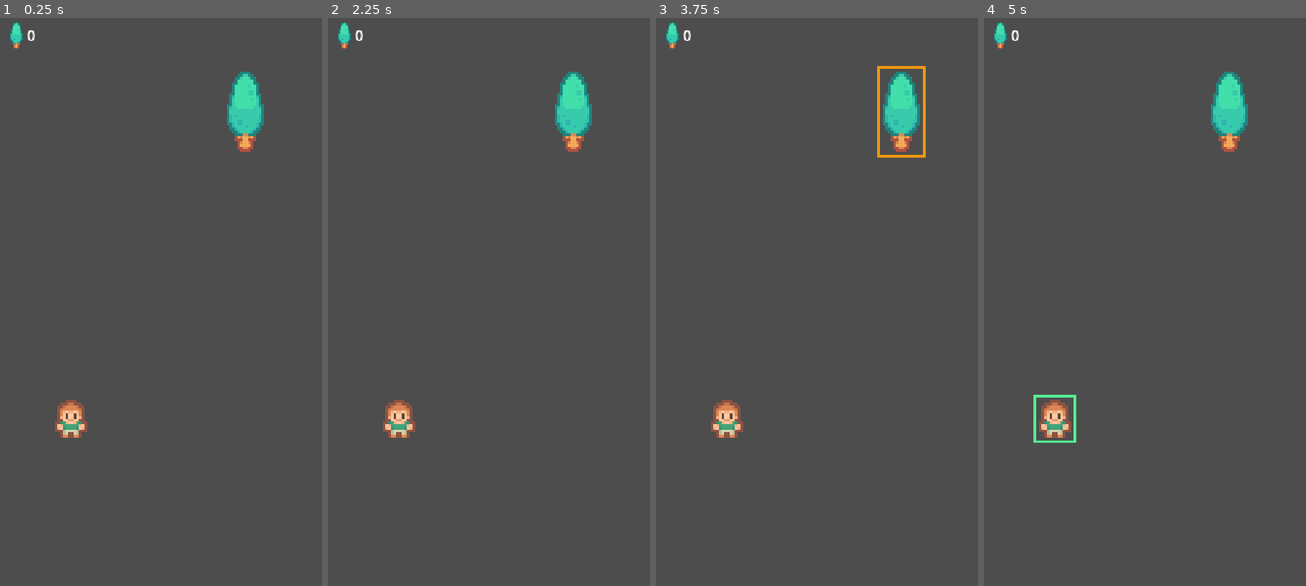
Above: before the commit, frames 1-4 (left to right).
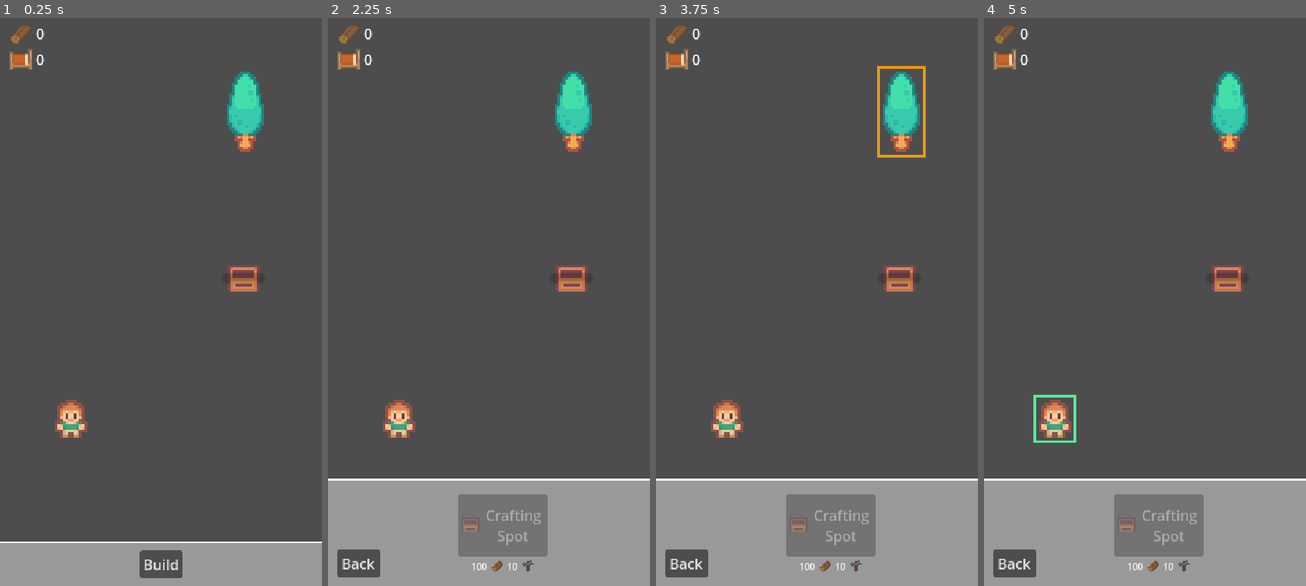
Above: after the commit, the same moments.

Repository: cosmic-canopy-studio/rimpocalypse
Game: Godot game, scene res://main.tscn
The game is run twice, just before and just after one commit, with the same random seed, the same clock (stepped at 60 frames per second) and the same inputs.
Inputs (mouse positions are in pixels of both pictures, inside the frame that each line leads up to):
- Up to frame 1 (0.25 s): no input
- Up to frame 2 (2.25 s): click (489, 563) at 0.5 s, where only the run after the commit has a clickable "Build"; click (356, 563) at 1.25 s, where only the run after the commit has a clickable "Back"; click (489, 563) at 2 s, where only the run after the commit has a clickable "Build"
- Up to frame 3 (3.75 s): click (817, 563) at 2.75 s, where only the run after the commit has a clickable "Build"; tap Enter at 3.5 s; move the mouse to (900, 108) at 3.52 s; click (900, 108) at 3.67 s
- Up to frame 4 (5 s): move the mouse to (1054, 421) at 4.27 s; click (1054, 421) at 4.42 s

The runs differ from the first frame. In frame 1, 8.1% of the frame differs, in the area x 0-100%, y 0-100%; in frame 2, 19%; in frame 3, 19%; in frame 4, 19%.

Commit message:
add build menu, crafting spot

Diff:
--- /dev/null
+++ b/BedLabel.gd
@@ -0,0 +1,5 @@
+extends Label
+
+# Called every frame. 'delta' is the elapsed time since the previous frame.
+func _process(delta):
+	text = str(PlayerResources.bed)
--- /dev/null
+++ b/TreeLabel.gd
@@ -0,0 +1,5 @@
+extends Label
+
+# Called every frame. 'delta' is the elapsed time since the previous frame.
+func _process(delta):
+	text = str(PlayerResources.wood)
--- /dev/null
+++ b/crafting_spot.gd
@@ -0,0 +1,31 @@
+extends Area2D
+
+signal produced(type)
+
+@export var selected: bool
+var type = "bed"
+var work = 10
+@onready var work_progress = $Sprite2D/ProgressBar
+
+func _ready():
+	work_progress.max_value = work
+
+
+func _process(_delta):
+	$Panel.visible = selected
+	if $Panel.visible == true and $HighlightTimeout.is_stopped():
+		$HighlightTimeout.start()
+
+
+func _on_highlight_timeout_timeout():
+	selected = false
+
+
+func produce():
+	if work > 0:
+		work -= 1
+		work_progress.value = work_progress.max_value - work
+		print("Work remaining: ", work)
+	else:
+		work_progress.visible = false
+		emit_signal("produced", type)
--- /dev/null
+++ b/crafting_spot.tscn
@@ -0,0 +1,64 @@
+[gd_scene load_steps=7 format=3 uid="uid://dvjkxbnddh68r"]
+
+[ext_resource type="StyleBox" uid="uid://crqnj774jm6or" path="res://themes/highlighted.tres" id="1_1wkuk"]
+[ext_resource type="Script" path="res://crafting_spot.gd" id="1_hqiyq"]
+[ext_resource type="Texture2D" uid="uid://brpcqqix3kl40" path="res://assets/urban_tilemap.png" id="3_15nbp"]
+
+[sub_resource type="AtlasTexture" id="AtlasTexture_244l8"]
+atlas = ExtResource("3_15nbp")
+region = Rect2(48, 176, 16, 16)
+
+[sub_resource type="StyleBoxFlat" id="StyleBoxFlat_q3p2i"]
+bg_color = Color(0.94902, 0, 0, 1)
+corner_radius_top_left = 2
+corner_radius_top_right = 2
+corner_radius_bottom_right = 2
+corner_radius_bottom_left = 2
+
+[sub_resource type="RectangleShape2D" id="RectangleShape2D_a7i4r"]
+size = Vector2(12, 10)
+
+[node name="CraftingSpot" type="Area2D"]
+position = Vector2(272, 287)
+scale = Vector2(3, 3)
+script = ExtResource("1_hqiyq")
+metadata/_edit_group_ = true
+
+[node name="Panel" type="Panel" parent="."]
+offset_left = -8.0
+offset_top = -4.0
+offset_right = 8.0
+offset_bottom = 10.0
+mouse_filter = 2
+theme_override_styles/panel = ExtResource("1_1wkuk")
+
+[node name="Sprite2D" type="Sprite2D" parent="."]
+texture_filter = 1
+texture = SubResource("AtlasTexture_244l8")
+
+[node name="ProgressBar" type="ProgressBar" parent="Sprite2D"]
+anchors_preset = 14
+anchor_top = 0.5
+anchor_right = 1.0
+anchor_bottom = 0.5
+offset_left = -8.0
+offset_top = -7.33334
+offset_right = -8.0
+offset_bottom = -3.33334
+grow_horizontal = 2
+grow_vertical = 2
+size_flags_vertical = 3
+theme_override_styles/fill = SubResource("StyleBoxFlat_q3p2i")
+max_value = 10.0
+step = 2.08165e-12
+show_percentage = false
+
+[node name="CollisionShape2D" type="CollisionShape2D" parent="."]
+position = Vector2(0, 3)
+shape = SubResource("RectangleShape2D_a7i4r")
+
+[node name="HighlightTimeout" type="Timer" parent="."]
+wait_time = 0.5
+one_shot = true
+
+[connection signal="timeout" from="HighlightTimeout" to="." method="_on_highlight_timeout_timeout"]
--- /dev/null
+++ b/crafting_spot_button.gd
@@ -0,0 +1,6 @@
+extends Button
+
+func _process(delta):
+	if PlayerResources.wood < 100 or $"../../../CraftingSpot".visible:
+		self.disabled = true
+	else: self.disabled = false
--- a/main.gd
+++ b/main.gd
@@ -1,24 +1,12 @@
 extends Node
 
-var wood = 0
-
-# Called when the node enters the scene tree for the first time.
-func _ready():
-	pass # Replace with function body.
-
-
-# Called every frame. 'delta' is the elapsed time since the previous frame.
-func _process(delta):
-	pass
-
-
-func _on_pawn_input_event(viewport, event, shape_idx):
+func _on_pawn_input_event(_viewport, event, _shape_idx):
 	if event is InputEventMouseButton and event.is_pressed():
 		$Pawn.selected = not $Pawn.selected
 		print("Pawn selection state: ", $Pawn.selected)
 
 
-func _on_tree_input_event(viewport, event, shape_idx):
+func _on_tree_input_event(_viewport, event, _shape_idx):
 	if event is InputEventMouseButton and event.is_pressed():
 		$Tree.selected = not $Tree.selected
 		print("Tree selection state: ", $Tree.selected)
@@ -30,10 +18,45 @@
 			$Pawn.activity = $Tree
 
 
-			# Replace with function body.
+func _on_crafting_spot_input_event(_viewport, event, _shape_idx):
+	if event is InputEventMouseButton and event.is_pressed():
+		$CraftingSpot.selected = not $CraftingSpot.selected
+		print("Tree selection state: ", $CraftingSpot.selected)
+		if $Pawn.selected:
+			print("Assigning Pawn to work at Crafting Spot")
+			$Pawn.position.x = $CraftingSpot.position.x - 50
+			$Pawn.position.y = $CraftingSpot.position.y + 20
+			$Pawn.selected = false
+			$Pawn.activity = $CraftingSpot
 
 
 func _on_tree_produced(type):
 	print("Resource produced: ", type)
-	wood += 10
-	$HUD/ResourceGrid/TreeLabel.text = str(wood)
+	PlayerResources.wood += 10
+
+
+func _on_crafting_spot_produced(type):
+	if PlayerResources.wood >= 100:
+		print("Item produced: ", type)
+		PlayerResources.bed += 1
+		PlayerResources.wood -= 100
+	else:
+		print("Not enough wood, 100 wood required.")
+
+
+func _on_build_button_pressed():
+	$BuildMenu.visible = true
+
+
+func _on_back_button_pressed():
+	$BuildMenu.visible = false
+
+
+func _on_crafting_spot_button_pressed():
+	if PlayerResources.wood >= 100:
+		print("100 wood deducted.")
+		PlayerResources.wood -= 100
+		$CraftingSpot.visible = true
+		print("Crafting Spot created.")
+	else:
+		print("Not enough wood, 100 wood required.")
--- a/main.tscn
+++ b/main.tscn
@@ -1,13 +1,28 @@
-[gd_scene load_steps=6 format=3 uid="uid://bn76rp7tymvj"]
+[gd_scene load_steps=15 format=3 uid="uid://bn76rp7tymvj"]
 
 [ext_resource type="Script" path="res://main.gd" id="1_1hjiu"]
 [ext_resource type="PackedScene" uid="uid://d33tct3q48djp" path="res://pawn.tscn" id="2_ha15b"]
 [ext_resource type="PackedScene" uid="uid://c14y1yy4tg5cs" path="res://tree.tscn" id="3_1p128"]
-[ext_resource type="Texture2D" uid="uid://brpcqqix3kl40" path="res://assets/tilemap_packed.png" id="3_pdw8w"]
-
-[sub_resource type="AtlasTexture" id="AtlasTexture_t4f4o"]
-atlas = ExtResource("3_pdw8w")
-region = Rect2(256, 129, 16, 30)
+[ext_resource type="PackedScene" uid="uid://dvjkxbnddh68r" path="res://crafting_spot.tscn" id="4_tyjbn"]
+[ext_resource type="Texture2D" uid="uid://yygkc4td0avb" path="res://assets/wood.atlastex" id="5_0uhxc"]
+[ext_resource type="Texture2D" uid="uid://brpcqqix3kl40" path="res://assets/urban_tilemap.png" id="5_8c4if"]
+[ext_resource type="Script" path="res://TreeLabel.gd" id="6_x5cok"]
+[ext_resource type="Texture2D" uid="uid://bbkw01x51w530" path="res://assets/bed.atlastex" id="7_4i5fh"]
+[ext_resource type="Script" path="res://crafting_spot_button.gd" id="7_rljv2"]
+[ext_resource type="Script" path="res://BedLabel.gd" id="8_tksi7"]
+[ext_resource type="Texture2D" uid="uid://bsvvcntblq3ku" path="res://assets/labor.atlastex" id="11_suupm"]
+
+[sub_resource type="StyleBoxFlat" id="StyleBoxFlat_q0rcr"]
+border_width_top = 2
+border_color = Color(1, 1, 1, 1)
+
+[sub_resource type="AtlasTexture" id="AtlasTexture_yaai4"]
+atlas = ExtResource("5_8c4if")
+region = Rect2(50, 182, 12, 10)
+margin = Rect2(2.08165e-12, 2.08165e-12, 2.08165e-12, 2.08165e-12)
+
+[sub_resource type="LabelSettings" id="LabelSettings_r7p7k"]
+font_size = 10
 
 [node name="Main" type="Node"]
 script = ExtResource("1_1hjiu")
@@ -21,6 +36,8 @@
 position = Vector2(79, 450)
 scale = Vector2(3, 3)
 
+[node name="CraftingSpot" parent="." instance=ExtResource("4_tyjbn")]
+
 [node name="HUD" type="Control" parent="."]
 layout_mode = 3
 anchors_preset = 15
@@ -29,6 +46,7 @@
 grow_horizontal = 2
 grow_vertical = 2
 mouse_filter = 2
+metadata/_edit_lock_ = true
 
 [node name="ResourceGrid" type="GridContainer" parent="HUD"]
 layout_mode = 0
@@ -38,14 +56,165 @@
 offset_bottom = 50.0
 columns = 2
 
-[node name="TreeIcon" type="TextureRect" parent="HUD/ResourceGrid"]
-layout_mode = 2
-texture = SubResource("AtlasTexture_t4f4o")
-
-[node name="TreeLabel" type="Label" parent="HUD/ResourceGrid"]
+[node name="WoodIcon" type="TextureRect" parent="HUD/ResourceGrid"]
+texture_filter = 1
+layout_mode = 2
+texture = ExtResource("5_0uhxc")
+expand_mode = 5
+
+[node name="WoodLabel" type="Label" parent="HUD/ResourceGrid"]
 layout_mode = 2
 text = "0"
+script = ExtResource("6_x5cok")
+
+[node name="BedIcon" type="TextureRect" parent="HUD/ResourceGrid"]
+texture_filter = 1
+layout_mode = 2
+texture = ExtResource("7_4i5fh")
+expand_mode = 3
+
+[node name="BedLabel" type="Label" parent="HUD/ResourceGrid"]
+layout_mode = 2
+text = "0"
+script = ExtResource("8_tksi7")
+
+[node name="TopMenu" type="Control" parent="."]
+layout_mode = 3
+anchors_preset = 12
+anchor_top = 1.0
+anchor_right = 1.0
+anchor_bottom = 1.0
+offset_top = -50.0
+grow_horizontal = 2
+grow_vertical = 0
+
+[node name="Panel" type="Panel" parent="TopMenu"]
+layout_mode = 1
+anchors_preset = 15
+anchor_right = 1.0
+anchor_bottom = 1.0
+grow_horizontal = 2
+grow_vertical = 2
+theme_override_styles/panel = SubResource("StyleBoxFlat_q0rcr")
+
+[node name="BuildButton" type="Button" parent="TopMenu"]
+layout_mode = 1
+anchors_preset = 8
+anchor_left = 0.5
+anchor_top = 0.5
+anchor_right = 0.5
+anchor_bottom = 0.5
+offset_left = -24.0
+offset_top = -15.5
+offset_right = 24.0
+offset_bottom = 15.5
+grow_horizontal = 2
+grow_vertical = 2
+text = "Build"
+
+[node name="BuildMenu" type="Control" parent="."]
+visible = false
+layout_mode = 3
+anchors_preset = 12
+anchor_top = 1.0
+anchor_right = 1.0
+anchor_bottom = 1.0
+offset_top = -120.0
+grow_horizontal = 2
+grow_vertical = 0
+
+[node name="Panel" type="Panel" parent="BuildMenu"]
+layout_mode = 1
+anchors_preset = 15
+anchor_right = 1.0
+anchor_bottom = 1.0
+grow_horizontal = 2
+grow_vertical = 2
+theme_override_styles/panel = SubResource("StyleBoxFlat_q0rcr")
+
+[node name="BackButton" type="Button" parent="BuildMenu"]
+layout_mode = 1
+anchors_preset = 2
+anchor_top = 1.0
+anchor_bottom = 1.0
+offset_left = 10.0
+offset_top = -41.0
+offset_right = 58.0
+offset_bottom = -10.0
+grow_vertical = 0
+text = "Back"
+
+[node name="CraftingSpot" type="GridContainer" parent="BuildMenu"]
+layout_mode = 1
+anchors_preset = 8
+anchor_left = 0.5
+anchor_top = 0.5
+anchor_right = 0.5
+anchor_bottom = 0.5
+offset_left = -35.0
+offset_top = -43.5
+offset_right = 65.0
+offset_bottom = 44.5
+grow_horizontal = 2
+grow_vertical = 2
+
+[node name="Button" type="Button" parent="BuildMenu/CraftingSpot"]
+texture_filter = 1
+layout_mode = 2
+size_flags_horizontal = 3
+size_flags_vertical = 3
+tooltip_text = "Build: Crafting Spot
+Cost:
+100 Wood
+10 Labor"
+theme_override_constants/icon_max_width = 20
+text = "Crafting
+Spot"
+icon = SubResource("AtlasTexture_yaai4")
+expand_icon = true
+script = ExtResource("7_rljv2")
+
+[node name="Cost" type="GridContainer" parent="BuildMenu/CraftingSpot"]
+layout_mode = 2
+size_flags_horizontal = 6
+size_flags_vertical = 8
+columns = 4
+
+[node name="WoodCost" type="Label" parent="BuildMenu/CraftingSpot/Cost"]
+layout_mode = 2
+size_flags_horizontal = 0
+text = "100"
+label_settings = SubResource("LabelSettings_r7p7k")
+horizontal_alignment = 1
+vertical_alignment = 1
+
+[node name="WoodIcon" type="TextureRect" parent="BuildMenu/CraftingSpot/Cost"]
+texture_filter = 1
+layout_mode = 2
+size_flags_horizontal = 8
+texture = ExtResource("5_0uhxc")
+expand_mode = 3
+
+[node name="LaborCost" type="Label" parent="BuildMenu/CraftingSpot/Cost"]
+layout_mode = 2
+size_flags_horizontal = 0
+text = "10"
+label_settings = SubResource("LabelSettings_r7p7k")
+horizontal_alignment = 1
+vertical_alignment = 1
+
+[node name="LaborIcon" type="TextureRect" parent="BuildMenu/CraftingSpot/Cost"]
+texture_filter = 1
+layout_mode = 2
+size_flags_horizontal = 8
+texture = ExtResource("11_suupm")
+expand_mode = 3
 
 [connection signal="input_event" from="Tree" to="." method="_on_tree_input_event"]
 [connection signal="produced" from="Tree" to="." method="_on_tree_produced"]
 [connection signal="input_event" from="Pawn" to="." method="_on_pawn_input_event"]
+[connection signal="input_event" from="CraftingSpot" to="." method="_on_crafting_spot_input_event"]
+[connection signal="produced" from="CraftingSpot" to="." method="_on_crafting_spot_produced"]
+[connection signal="pressed" from="TopMenu/BuildButton" to="." method="_on_build_button_pressed"]
+[connection signal="pressed" from="BuildMenu/BackButton" to="." method="_on_back_button_pressed"]
+[connection signal="pressed" from="BuildMenu/CraftingSpot/Button" to="." method="_on_crafting_spot_button_pressed"]
--- a/pawn.gd
+++ b/pawn.gd
@@ -3,13 +3,8 @@
 @export var selected: bool
 @export var activity: Area2D
 
-# Called when the node enters the scene tree for the first time.
-func _ready():
-	pass
 
-
-# Called every frame. 'delta' is the elapsed time since the previous frame.
-func _process(delta):
+func _process(_delta):
 	$Panel.visible = selected
 
 
--- a/pawn.tscn
+++ b/pawn.tscn
@@ -1,11 +1,11 @@
 [gd_scene load_steps=6 format=3 uid="uid://d33tct3q48djp"]
 
 [ext_resource type="Script" path="res://pawn.gd" id="1_iug8o"]
-[ext_resource type="Texture2D" uid="uid://brpcqqix3kl40" path="res://assets/tilemap_packed.png" id="2_5kheb"]
 [ext_resource type="StyleBox" uid="uid://buj4au8liccux" path="res://themes/selected.tres" id="2_668cq"]
+[ext_resource type="Texture2D" uid="uid://brpcqqix3kl40" path="res://assets/urban_tilemap.png" id="3_ulqtn"]
 
 [sub_resource type="AtlasTexture" id="AtlasTexture_awoqh"]
-atlas = ExtResource("2_5kheb")
+atlas = ExtResource("3_ulqtn")
 region = Rect2(384, 0, 16, 16)
 
 [sub_resource type="RectangleShape2D" id="RectangleShape2D_yr5j5"]
--- /dev/null
+++ b/player_resources.gd
@@ -0,0 +1,8 @@
+extends Node
+
+@export var wood: int
+@export var bed: int
+
+func _ready():
+	wood = 0
+	bed = 0
--- /dev/null
+++ b/player_resources.tres
@@ -0,0 +1,8 @@
+[gd_resource type="Resource" load_steps=2 format=3 uid="uid://dr74idwwqgkv6"]
+
+[ext_resource type="Script" path="res://player_resources.gd" id="1_1t8f1"]
+
+[resource]
+script = ExtResource("1_1t8f1")
+wood = 0
+bed = 0
--- a/project.godot
+++ b/project.godot
@@ -14,6 +14,10 @@
 run/main_scene="res://main.tscn"
 config/features=PackedStringArray("4.1", "GL Compatibility")
 config/icon="res://icon.svg"
+
+[autoload]
+
+PlayerResources="*res://player_resources.gd"
 
 [display]
 
--- a/tree.gd
+++ b/tree.gd
@@ -5,13 +5,8 @@
 @export var selected: bool
 var type = "wood"
 
-# Called when the node enters the scene tree for the first time.
-func _ready():
-	pass # Replace with function body.
 
-
-# Called every frame. 'delta' is the elapsed time since the previous frame.
-func _process(delta):
+func _process(_delta):
 	$Panel.visible = selected
 	if $Panel.visible == true and $HighlightTimeout.is_stopped():
 		$HighlightTimeout.start()
@@ -20,5 +15,6 @@
 func _on_highlight_timeout_timeout():
 	selected = false
 
+
 func produce():
 	emit_signal("produced", type)
--- a/tree.tscn
+++ b/tree.tscn
@@ -2,10 +2,10 @@
 
 [ext_resource type="Script" path="res://tree.gd" id="1_kun72"]
 [ext_resource type="StyleBox" uid="uid://crqnj774jm6or" path="res://themes/highlighted.tres" id="1_wj1xk"]
-[ext_resource type="Texture2D" uid="uid://brpcqqix3kl40" path="res://assets/tilemap_packed.png" id="2_vc4ri"]
+[ext_resource type="Texture2D" uid="uid://brpcqqix3kl40" path="res://assets/urban_tilemap.png" id="3_ifrhg"]
 
 [sub_resource type="AtlasTexture" id="AtlasTexture_mcy8s"]
-atlas = ExtResource("2_vc4ri")
+atlas = ExtResource("3_ifrhg")
 region = Rect2(256, 128, 16, 32)
 
 [sub_resource type="RectangleShape2D" id="RectangleShape2D_ubpce"]
Binary file added: assets/Modern_UI_Style_1_32x32.png
Not shown, added: assets/Modern_UI_Style_1_32x32.png.import
Binary file added: assets/bed.atlastex
Binary file added: assets/iconsDouble.png
Not shown, added: assets/iconsDouble.png.import
Binary file added: assets/inventory_chopped.png
Not shown, changed: assets/inventory_chopped.png.import
Binary file added: assets/labor.atlastex
Binary file added: assets/pixel_style6.png
Not shown, added: assets/pixel_style6.png.import
Binary file added: assets/roguelikeIndoor_transparent.png
Not shown, added: assets/roguelikeIndoor_transparent.png.import
(and 5 more such lines)
